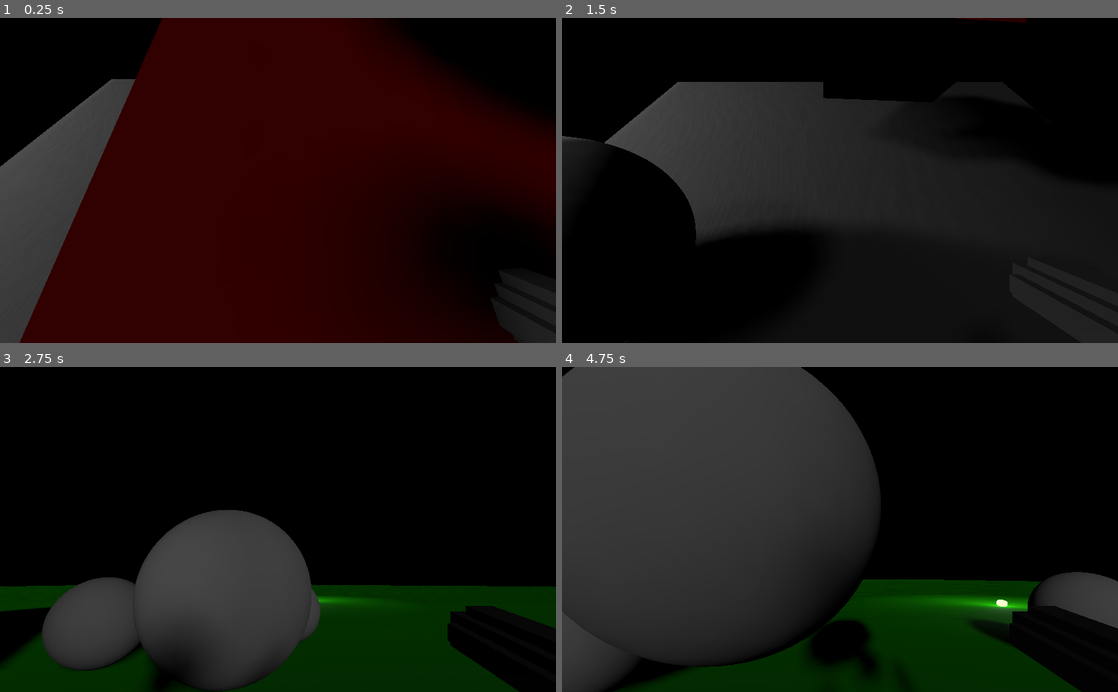
Above: before the commit, frames 1-4 (two rows, left to right).
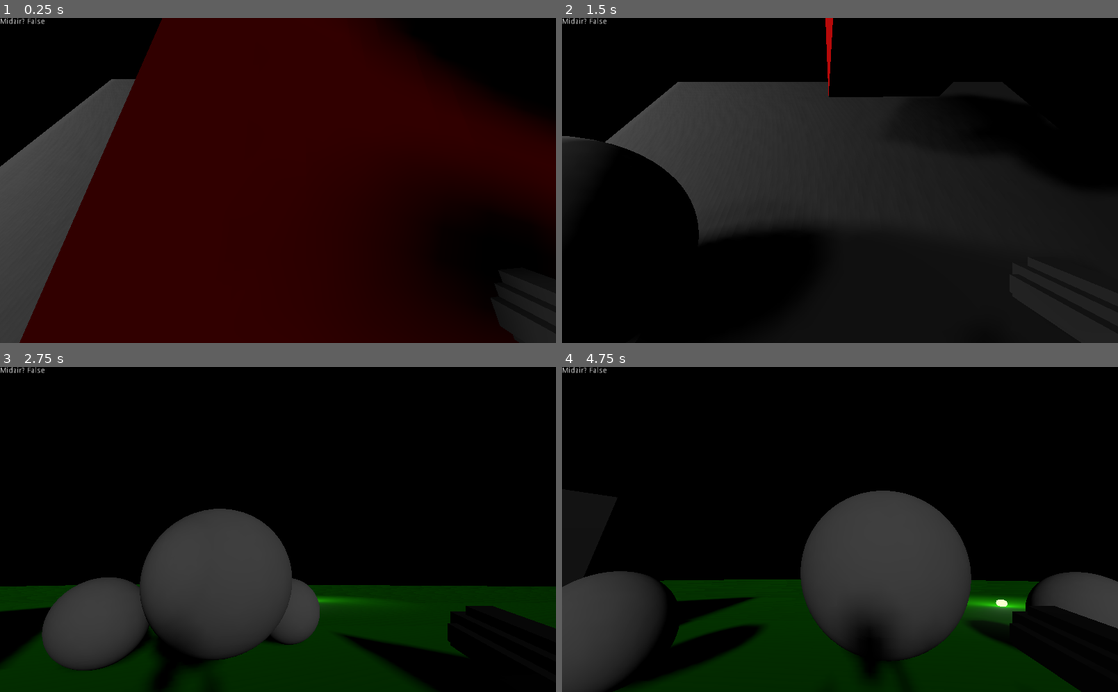
Above: after the commit, the same moments.

Repository: Gamepro5/Gamepro5s_Game
Game: Godot game, scene res://Game.tscn
Two runs of this game, one before a commit and one after it. Both use one fixed random seed, a clock stepped at 60 frames per second and the inputs below.
Inputs (mouse positions are in pixels of both pictures, inside the frame that each line leads up to):
- Up to frame 1 (0.25 s): no input
- Up to frame 2 (1.5 s): move the mouse to (962, 164) at 0.52 s; hold D (move_right) 0.53-1.28 s; tap Space (jump) at 0.6, 0.77, 1.07 s; move the mouse to (728, 196) at 1.27 s; hold S (move_back) from 1.28 s (still down); click (728, 196) at 1.35 s
- Up to frame 3 (2.75 s): tap Space (jump) at 1.52, 1.55, 1.82, 2.3 s; move the mouse to (289, 523) at 2.02 s; release S (move_back) at 2.03 s; hold D (move_right) from 2.03 s (still down); hold W (move_front) from 2.03 s (still down)
- Up to frame 4 (4.75 s): move the mouse to (834, 536) at 2.77 s; release W (move_front) at 2.78 s; tap Space (jump) at 2.85, 3.02, 3.32, 3.77, 3.8, 4.07, 4.52, 4.55 s; move the mouse to (878, 532) at 3.52 s; release D (move_right) at 3.53 s; hold A (move_left) from 3.53 s (still down); click (878, 532) at 3.6 s; move the mouse to (795, 526) at 4.27 s; tap W (move_front) at 4.35 s

The runs differ from the first frame. In frame 1, less than 0.1% of the frame differs, in the area x 0-8%, y 0-2%; in frame 2, 0.7%; in frame 3, 5.2%; in frame 4, 50%, in the area x 0-100%, y 0-93%.

Commit message:
slowly dying inside

Diff:
--- a/Game.tscn
+++ b/Game.tscn
@@ -146,6 +146,48 @@
 mesh = SubResource( 10 )
 material/0 = SubResource( 11 )
 
+[node name="StaticBody3" type="StaticBody" parent="Map/First Map"]
+transform = Transform( -2.28673, 0.887123, 0.310167, 0, 0.0697563, -4.98782, -4.44644, -0.456232, -0.159514, -14.2035, 1.73289, 14.7926 )
+
+[node name="CollisionShape" type="CollisionShape" parent="Map/First Map/StaticBody3"]
+shape = SubResource( 8 )
+
+[node name="MeshInstance" type="MeshInstance" parent="Map/First Map/StaticBody3"]
+transform = Transform( 1, 0, 0, -1.19209e-07, 1, 5.96046e-08, 0, 2.79397e-09, 1, 0, 0, 0 )
+mesh = SubResource( 10 )
+material/0 = SubResource( 11 )
+
+[node name="StaticBody6" type="StaticBody" parent="Map/First Map"]
+transform = Transform( -4.23871, -0.406316, -1.7047, 0, 0.642788, -3.83022, 2.65203, -0.649409, -2.72459, -4.06334, 1.73289, 14.7926 )
+
+[node name="CollisionShape" type="CollisionShape" parent="Map/First Map/StaticBody6"]
+shape = SubResource( 8 )
+
+[node name="MeshInstance" type="MeshInstance" parent="Map/First Map/StaticBody6"]
+transform = Transform( 1, 0, 0, -1.19209e-07, 1, 5.96046e-08, 0, 2.79397e-09, 1, 0, 0, 0 )
+mesh = SubResource( 10 )
+material/0 = SubResource( 11 )
+
+[node name="StaticBody4" type="StaticBody" parent="Map/First Map"]
+transform = Transform( -1.42961, 0.958253, -7.80595e-07, 0, -1.62921e-07, -4.99999, -4.79126, -0.285922, 2.32913e-07, -19.8922, 1.73289, -6.16255 )
+
+[node name="CollisionShape" type="CollisionShape" parent="Map/First Map/StaticBody4"]
+shape = SubResource( 8 )
+
+[node name="MeshInstance" type="MeshInstance" parent="Map/First Map/StaticBody4"]
+mesh = SubResource( 10 )
+material/0 = SubResource( 11 )
+
+[node name="StaticBody5" type="StaticBody" parent="Map/First Map"]
+transform = Transform( -4.98254, -0.0834864, 6.80081e-08, 0, -1.62921e-07, -4.99999, 0.417432, -0.996509, 8.11758e-07, -15.6666, 1.73289, -6.16255 )
+
+[node name="CollisionShape" type="CollisionShape" parent="Map/First Map/StaticBody5"]
+shape = SubResource( 8 )
+
+[node name="MeshInstance" type="MeshInstance" parent="Map/First Map/StaticBody5"]
+mesh = SubResource( 10 )
+material/0 = SubResource( 11 )
+
 [node name="Camera" type="Camera" parent="Map/First Map"]
 transform = Transform( 0.582703, 0.372208, -0.722439, -0.0190069, 0.894952, 0.445758, 0.812463, -0.246013, 0.528566, -9.8056, 7.61457, 6.9593 )
 
@@ -195,3 +237,18 @@
 shape = SubResource( 16 )
 
 [node name="Players" type="Node" parent="."]
+
+[node name="UI" type="Control" parent="."]
+margin_right = 40.0
+margin_bottom = 40.0
+__meta__ = {
+"_edit_use_anchors_": false
+}
+
+[node name="Label" type="Label" parent="UI"]
+margin_right = 251.0
+margin_bottom = 146.0
+text = "Hello!"
+__meta__ = {
+"_edit_use_anchors_": false
+}
--- a/PlayerData/Code/Player.gd
+++ b/PlayerData/Code/Player.gd
@@ -7,16 +7,15 @@
 var acceleration = 0;
 var midAir = false;
 var cursorFocus = false;
-var sensitivity = 0.3;
+var mouse_sensitivity = 0.3; #0.3
 var gravity = 25;
 var jumpStrength = 10;
-var flashlightOn = true;
-var unshaded_material;
-var shaded_material;
 var type = "player";
 var health = 100;
 onready var head = get_node("Head");
 onready var eyes = head.get_node("Eyes");
+
+var _snap: Vector3
 
 signal shoot(weilder);
 
@@ -29,7 +28,18 @@
 	connect("shoot", head.get_node("Weapon").get_node("Gun"), "on_player_shoot") #gun
 	pass
 
+
 func _input(event):
+	if event is InputEventMouseMotion:
+		if cursorFocus:
+			rotate_y(deg2rad(-event.relative.x * mouse_sensitivity))
+			head.rotate_x(deg2rad(-event.relative.y * mouse_sensitivity))
+
+			# Clamp mouse rotation
+			var temp_rot: Vector3 = head.rotation_degrees
+			temp_rot.x = clamp(temp_rot.x, -90, 90)
+			head.rotation_degrees = temp_rot
+	"""
 	if event is InputEventMouseMotion:
 		if cursorFocus:
 			rotate(Vector3.UP, deg2rad(-event.relative.x * sensitivity));
@@ -40,10 +50,12 @@
 			elif head.get_rotation().x < -PI/2:
 				head.set_rotation(Vector3(-PI/2, 0, 0))
 				pass
-
+	"""
 	if Input.is_action_pressed("unlock_cursor"):
 		Input.set_mouse_mode(Input.MOUSE_MODE_VISIBLE)
 		cursorFocus = false;
+
+
 func _physics_process(delta):
 	midAir = !is_on_floor();
 
@@ -57,13 +69,22 @@
 		if abs(velocity.z) <= 0.0001:
 			velocity.z = 0;
 
-	velocity.y = velocity.y - (gravity * delta);
+	#Gravity is a constant force, you know.
+	velocity.y -= gravity * delta;
+
 	if midAir:
 		#velocity.y = velocity.y - (gravity * delta);
 		acceleration = accelerationConstant / 5;
 	else:
-		velocity.y = -1;
+		velocity.y = -(gravity * delta);
+		#velocity.y = velocity.y - (gravity * delta);
+		#print(velocity.y)
 		acceleration = accelerationConstant;
+	#print(Vector3(velocity.x, 0, velocity.z).length())
+	if midAir:
+		get_tree().get_root().get_node("Game/UI/Label").set_text("Midair? True")
+	else:
+		get_tree().get_root().get_node("Game/UI/Label").set_text("Midair? False")
 
 	var velocityVector = Vector3(velocity.x, 0, velocity.z);
 	#if the hypotenuse of the right triangle (overall velocity) is too long
@@ -92,16 +113,24 @@
 			#velocity.z = velocity.z + 1;
 			velocity.x += cos(rotation.y) * acceleration;
 			velocity.z -= sin(rotation.y) * acceleration;
-		if Input.is_action_just_pressed("jump"):
-			if (!midAir):
-				velocity.y = jumpStrength;
+
+		if !midAir:
+			_snap = Vector3(0, -1, 0)
+			if Input.is_action_just_pressed("jump"):
+				_snap = Vector3(0, 0, 0)
+				velocity.y = jumpStrength
 		if Input.is_action_just_pressed("action_1"):
 			#get_viewport().warp_mouse(Vector2(get_viewport().size.x/2,get_viewport().size.y/2))
 			if (head.get_node("Weapon").get_child_count() != 0):
 				emit_signal("shoot", self)
 				#print(head.translation)
-	move_and_slide(velocity, upDef) #allways be moving
+	#move_and_slide(velocity, upDef)
+	if (midAir):
+		move_and_slide(velocity, upDef, true, 4, deg2rad(45)) #allways be moving
+	else:
+		move_and_slide_with_snap(velocity, _snap, Vector3(0, 1, 0), true, 4, deg2rad(45))
 
+	#print(_snap)
 
 	if Input.is_action_pressed("lock_cursor"):
 		#get_viewport().warp_mouse(Vector2(get_viewport().size.x/2,get_viewport().size.y/2))
@@ -111,7 +140,6 @@
 	if Input.is_action_pressed("unlock_cursor"):
 		Input.set_mouse_mode(Input.MOUSE_MODE_VISIBLE)
 		cursorFocus = false;
-
 	#print("tick = ", delta)
 func _notification(what):
 	if what == MainLoop.NOTIFICATION_WM_FOCUS_IN:
Not shown, changed: Exports/Linux/.pck
Not shown, changed: Exports/Mac/Gamepro5's Game.dmg
Not shown, changed: Exports/Windows/Gamepro5's Game.pck
